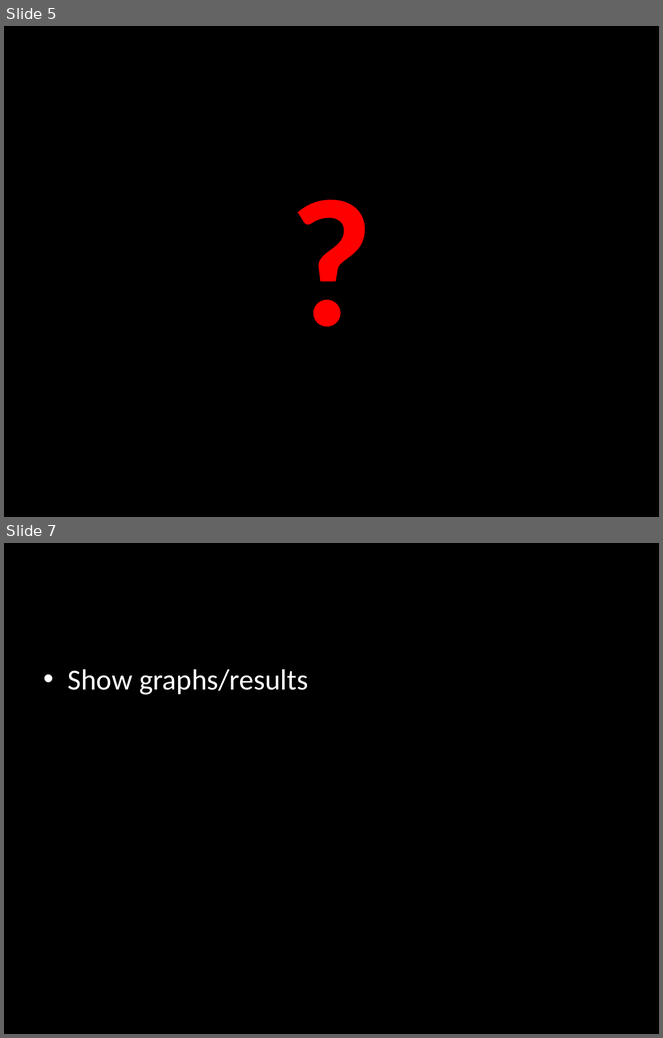
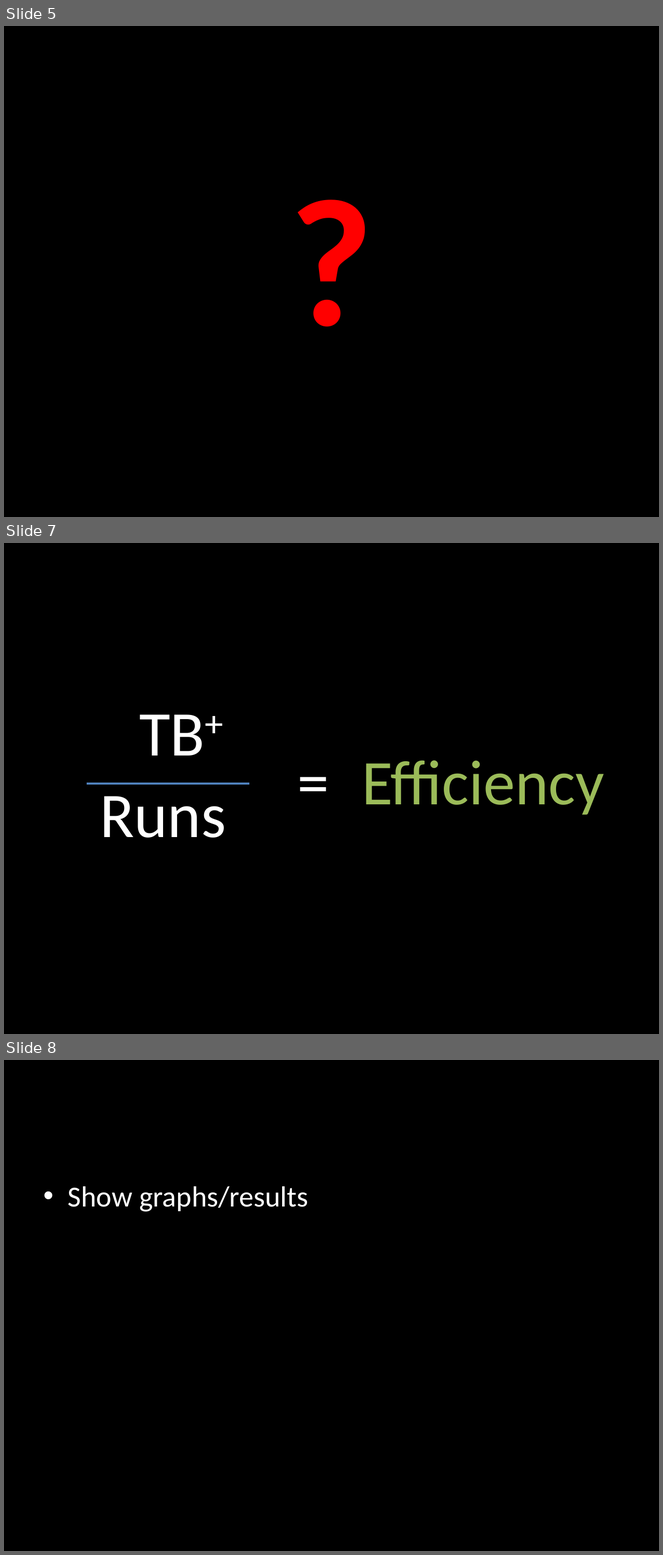
Before and after one commit to zyoung14/baseball-stats, a slide deck: Presentation.pptx. Shown one above the other, each under a label of ours: slides 5 and 7 before the commit, slides 5, 7 and 8 after it; the slides between them are not shown. The pictures are 663x1038 and 663x1555 pixels, drawn with LibreOffice and Linux fonts; fonts in the diff are those of the drawing. Boxes give left, top, right and bottom in pixels: in the first picture for what was removed or moved away, otherwise in the second. Text is boxed around its words. In the diff, an @@ line names an element or a change of style, - is before the commit and + after.

```diff
--- a/Presentation.pptx
+++ b/Presentation.pptx
@@ slide 7 added at <box>4,543,659,1034</box>, background #000000 @@
@@ title added at <box>139,715,205,756</box>, 70 pt, text #FFFFFF @@
+TB+
@@ text added at <box>155,738,473,820</box>, 70 pt, text #FFFFFF @@
+=
@@ text added at <box>362,760,605,815</box>, 70 pt, text #9BBB59 @@
+Efficiency
@@ line added from (87, 783) to (249, 783), #4F81BD 2 pt @@
@@ text added at <box>100,784,226,838</box>, 70 pt, text #FFFFFF @@
+Runs
@@ what was slide 7 is now slide 8 @@
```
Also in this commit, not shown: 2 slides changed, 1 other slide added, 1 slide removed, 9 other files.
